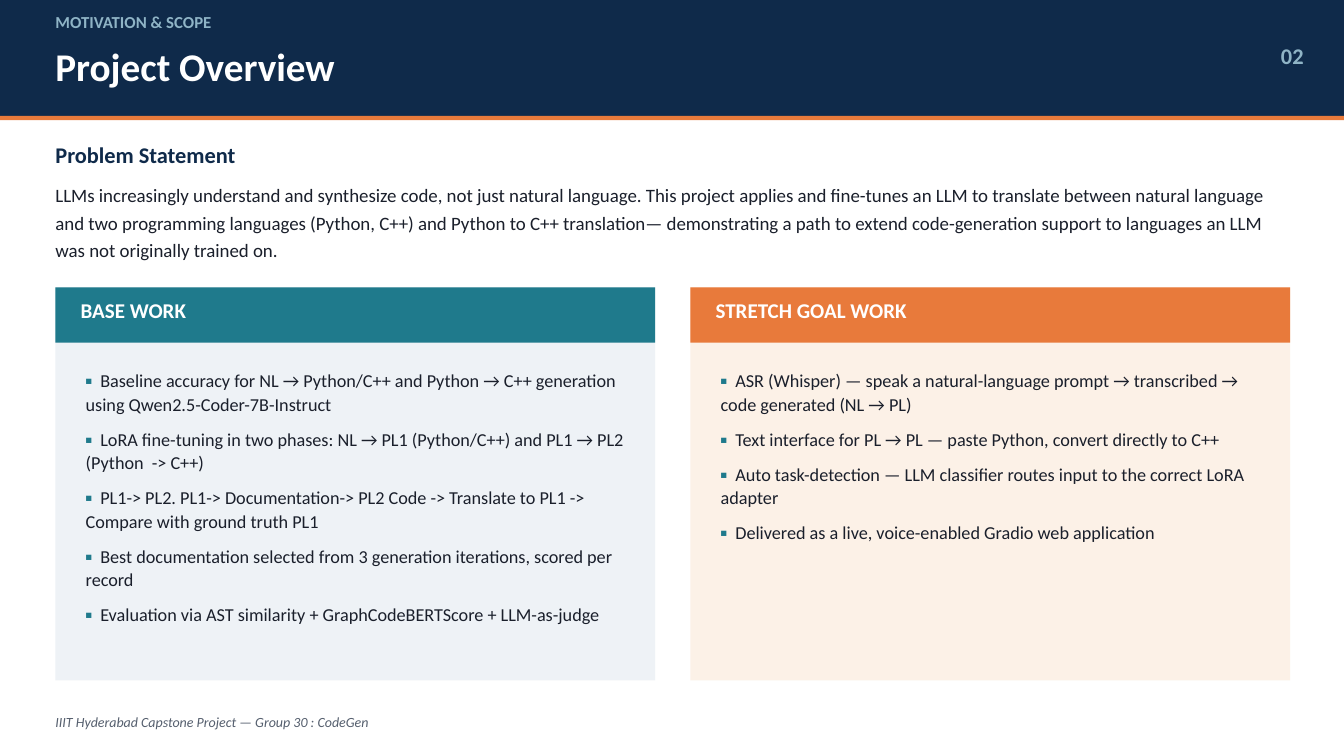
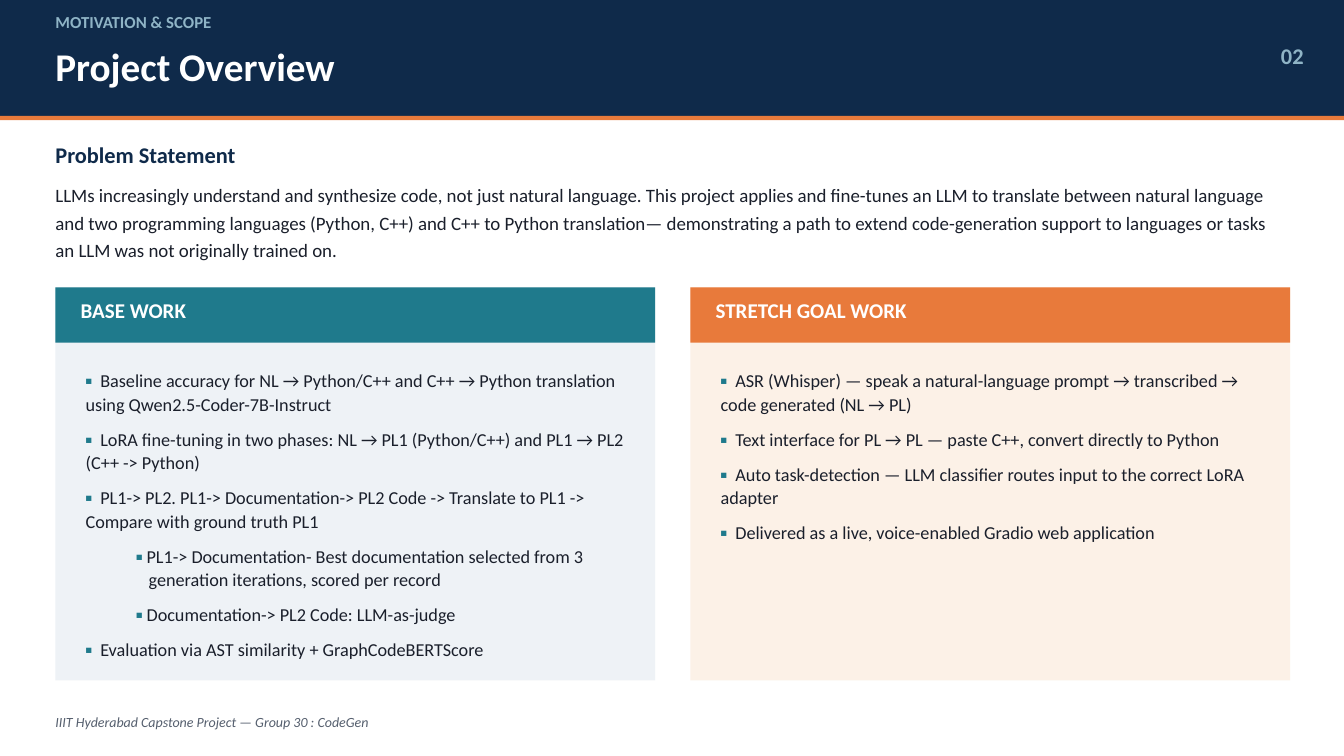
Before and after one commit to nayanjha16/CodeGen-Implementations-May_26, a slide deck: slide 2 of Group-30/Presentation/Group30-CodeGen-Capstone-Presentation_Final.pptx. Drawn at 1344x756 pixels with LibreOffice and Linux fonts; fonts in the diff are those of the drawing. Boxes give left, top, right and bottom in pixels: in the first picture for what was removed or moved away, otherwise in the second. Text is boxed around its words. In the diff, an @@ line names an element or a change of style, - is before the commit and + after.

```diff
--- a/Group-30/Presentation/Group30-CodeGen-Capstone-Presentation_Final.pptx
+++ b/Group-30/Presentation/Group30-CodeGen-Capstone-Presentation_Final.pptx
@@ text at bbox=[55, 189, 1265, 261]: text changed @@
-LLMs increasingly understand and synthesize code, not just natural language. This project applies and fine-tunes an LLM to translate between natural language and two programming languages (Python, C++) and Python to C++ translation— demonstrating a path to extend code-generation support to languages an LLM was not originally trained on.
+LLMs increasingly understand and synthesize code, not just natural language. This project applies and fine-tunes an LLM to translate between natural language and two programming languages (Python, C++) and C++ to Python translation— demonstrating a path to extend code-generation support to languages or tasks an LLM was not originally trained on.
@@ text at bbox=[86, 374, 623, 472]: text changed @@
-▪ Baseline accuracy for NL → Python/C++ and Python → C++ generation using Qwen2.5-Coder-7B-Instruct
-▪ LoRA fine-tuning in two phases: NL → PL1 (Python/C++) and PL1 → PL2 (Python -> C++)
+▪ Baseline accuracy for NL → Python/C++ and C++ → Python translation using Qwen2.5-Coder-7B-Instruct
+▪ LoRA fine-tuning in two phases: NL → PL1 (Python/C++) and PL1 → PL2 (C++ -> Python)
@@ text at bbox=[735, 433, 1220, 449]: text changed @@
-▪ Text interface for PL → PL — paste Python, convert directly to C++
+▪ Text interface for PL → PL — paste C++, convert directly to Python
@@ text at bbox=[100, 550, 583, 659]: text changed @@
-▪ Best documentation selected from 3 generation iterations, scored per record
-▪ Evaluation via AST similarity + GraphCodeBERTScore + LLM-as-judge
+  ▪ PL1-> Documentation- Best documentation selected from 3 generation iterations, scored per record
+  ▪ Documentation-> PL2 Code: LLM-as-judge
+▪ Evaluation via AST similarity + GraphCodeBERTScore
```
Also in this commit, not shown: 10 other slides changed, 1 other file.
